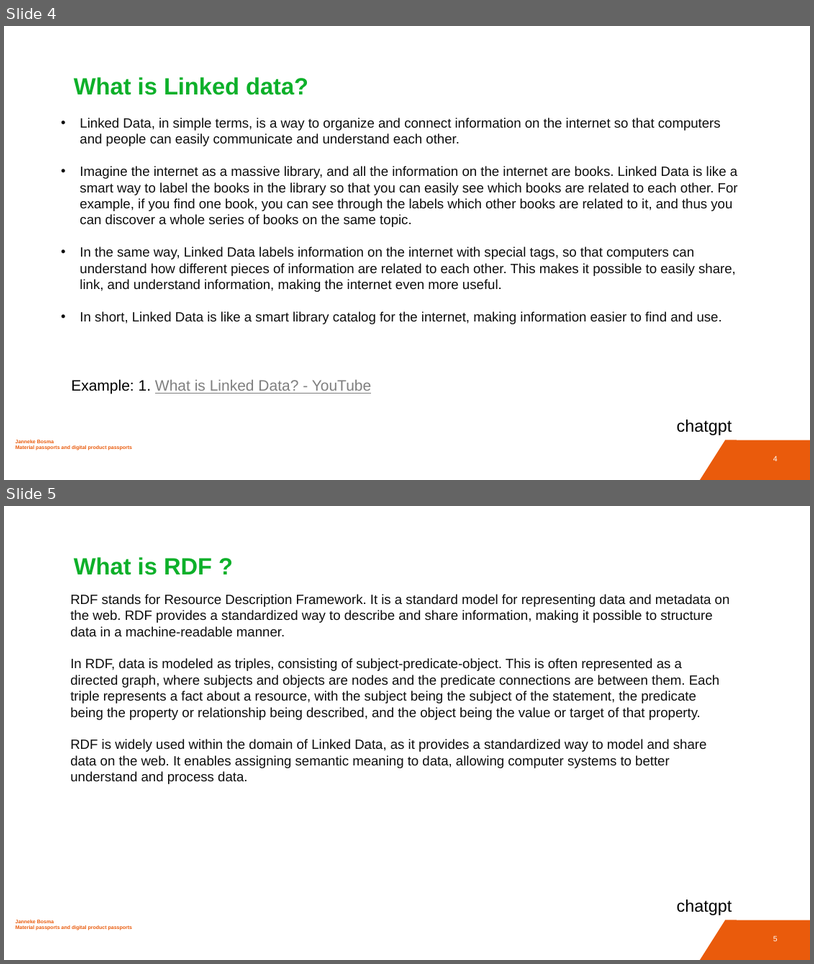
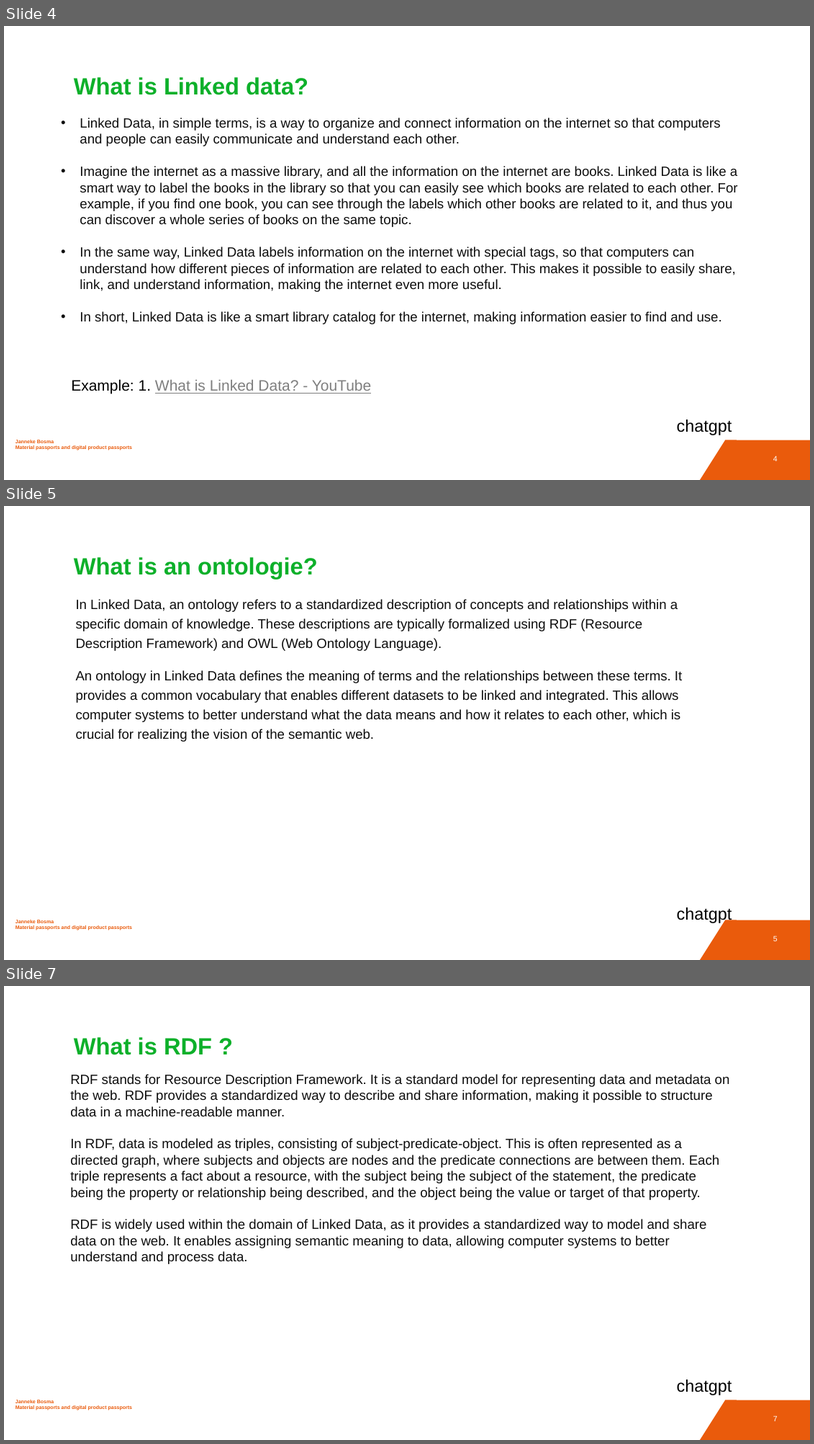
Before and after one commit to JannekeBosma/DPP, a slide deck: EN - Deel 2 Explanation DPP and validationtool.pptx. Shown one above the other, each under a label of ours: slides 4 and 5 before the commit, slides 4, 5 and 7 after it; the slides between them are not shown. The pictures are 814x964 and 814x1444 pixels, drawn with LibreOffice and Linux fonts; fonts in the diff are those of the drawing. Boxes give left, top, right and bottom in pixels: in the first picture for what was removed or moved away, otherwise in the second. Text is boxed around its words. In the diff, an @@ line names an element or a change of style, - is before the commit and + after.

```diff
--- a/EN - Deel 2 Explanation DPP and validationtool.pptx
+++ b/EN - Deel 2 Explanation DPP and validationtool.pptx
@@ slide 5 added at (4, 506, 810, 960), background #FFFFFF; not listed: 3 template elements that a slide beside it also shows @@
@@ title added at (74, 557, 318, 579), 28 pt, text #0DB02A, bold @@
+What is an ontologie?
@@ text added at (76, 599, 682, 741), 16 pt, text #0D0D0D @@
+In Linked Data, an ontology refers to a standardized description of concepts and relationships within a specific domain of knowledge. These descriptions are typically formalized using RDF (Resource Description Framework) and OWL (Web Ontology Language).
+An ontology in Linked Data defines the meaning of terms and the relationships between these terms. It provides a common vocabulary that enables different datasets to be linked and integrated. This allows computer systems to better understand what the data means and how it relates to each other, which is crucial for realizing the vision of the semantic web.
@@ text added at (677, 907, 733, 924), 20 pt, text #000000 @@
+chatgpt
@@ what was slide 5 is now slide 7 @@
@@ page number at (774, 1415, 778, 1421): text changed @@
-5
+7
```
Also in this commit, not shown: 1 slide changed, 1 other slide added, 1 other file.
